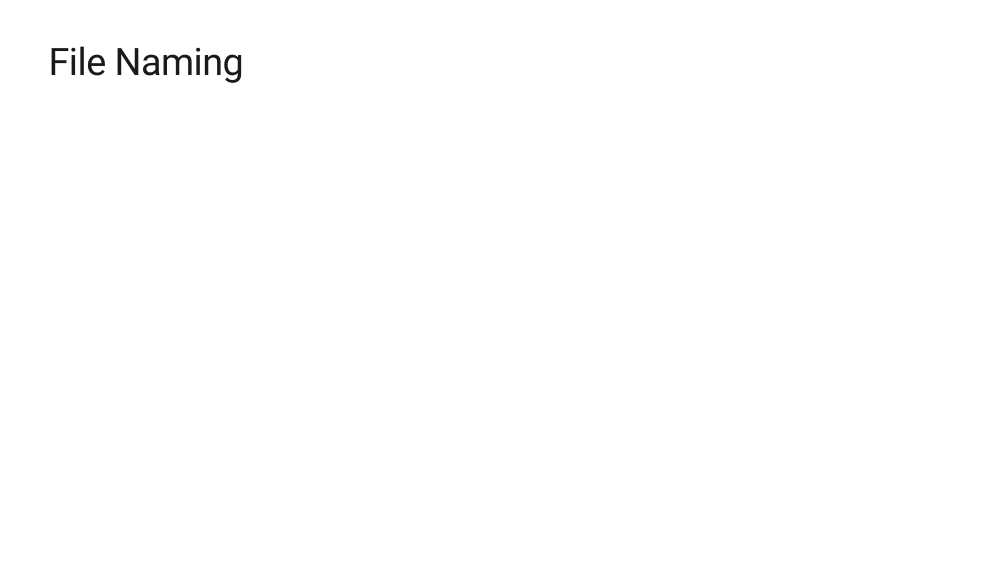
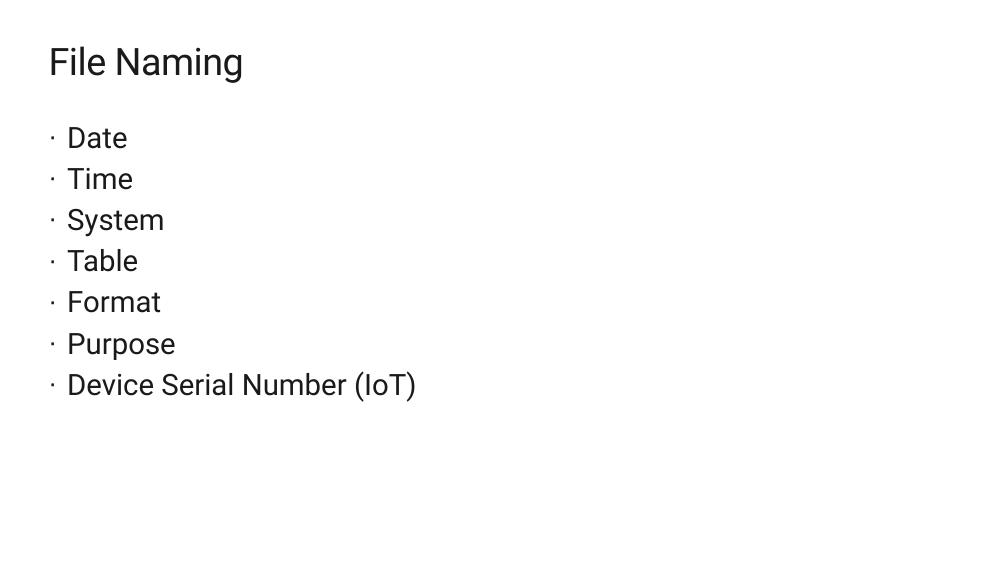
Before and after one commit to davedoesdemos/DataLakeInADay, a slide deck: slide 4 of Session2/content/OrganisingADataLake.pptx. Drawn at 1008x567 pixels with LibreOffice and Linux fonts; fonts in the diff are those of the drawing; background and template pictures are left out. Boxes give left, top, right and bottom in pixels: in the first picture for what was removed or moved away, otherwise in the second. Text is boxed around its words. In the diff, an @@ line names an element or a change of style, - is before the commit and + after.

```diff
--- a/Session2/content/OrganisingADataLake.pptx
+++ b/Session2/content/OrganisingADataLake.pptx
@@ text added at (67, 127, 417, 402), 28 pt, text #1A1A1A @@
+· Date
+· Time
+· System
+· Table
+· Format
+· Purpose
+· Device Serial Number (IoT)
```
Also in this commit, not shown: 2 other slides changed, 2 slides added.
